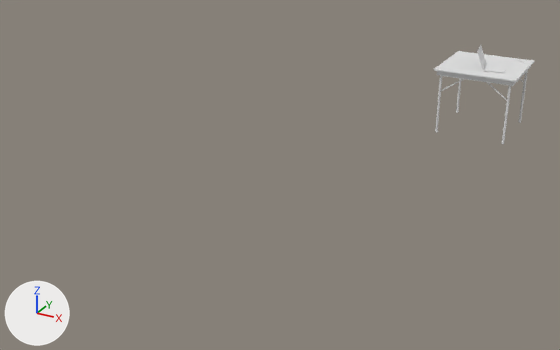
Renders of the FBX model Objects/Tables/Marshall_Table_00.fbx from each side of a commit.
One viewpoint serves both versions: a 50 mm lens placed at (5.87, -7.3, 3.48), pointed at (1.64, 0.39, -0.37). Every picture has the same lights, and +X, +Y and +Z are marked at lower left.

Names of what the first picture shows: 'Marshall_Table_00'.
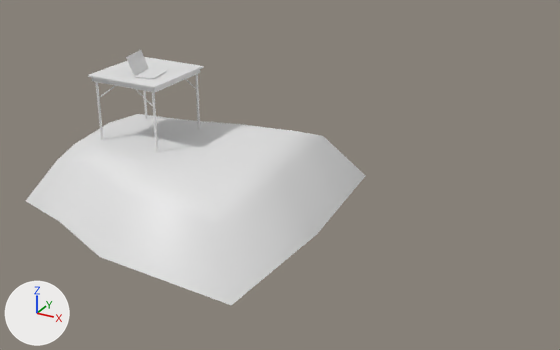
What changed in the scene script:
```text
Change me_tavolino_commissari_001:
    used by ob_marshall_table_00; location = (3.558, 2.251, 0.0)
    remove me_tavolino_commissari_001.from_pydata(...)  # 623 vertices, 491 faces; spans x -0.505..0.495, y -0.5..0.5, z 0.0..1.073
    add me_tavolino_commissari_001.from_pydata(...)  # 665 vertices, 527 faces; spans x -1.462..2.393, y -1.828..1.753, z -0.778..1.073
    me_tavolino_commissari_001 part 1: a new loose piece of 42 vertices spanning x -1.462..2.393, y -1.828..1.753, z -0.778..0.0, in mat_material (white #e7e7e7)
Change ob_marshall_table_00:
    ob_marshall_table_00.location: (3.558, 2.251, 0.0) -> (0.0, 0.0, 0.0)
```

Location of each change, [x1, y1, x2, y2] in pixels of the pictures (560 x 350 px):
'Marshall_Table_00', reshaped, moved (238% wider, 156% taller): before [434, 45, 534, 144]; after [26, 50, 366, 305]
part 1 of me_tavolino_commissari_001, added: after [26, 114, 366, 305]
